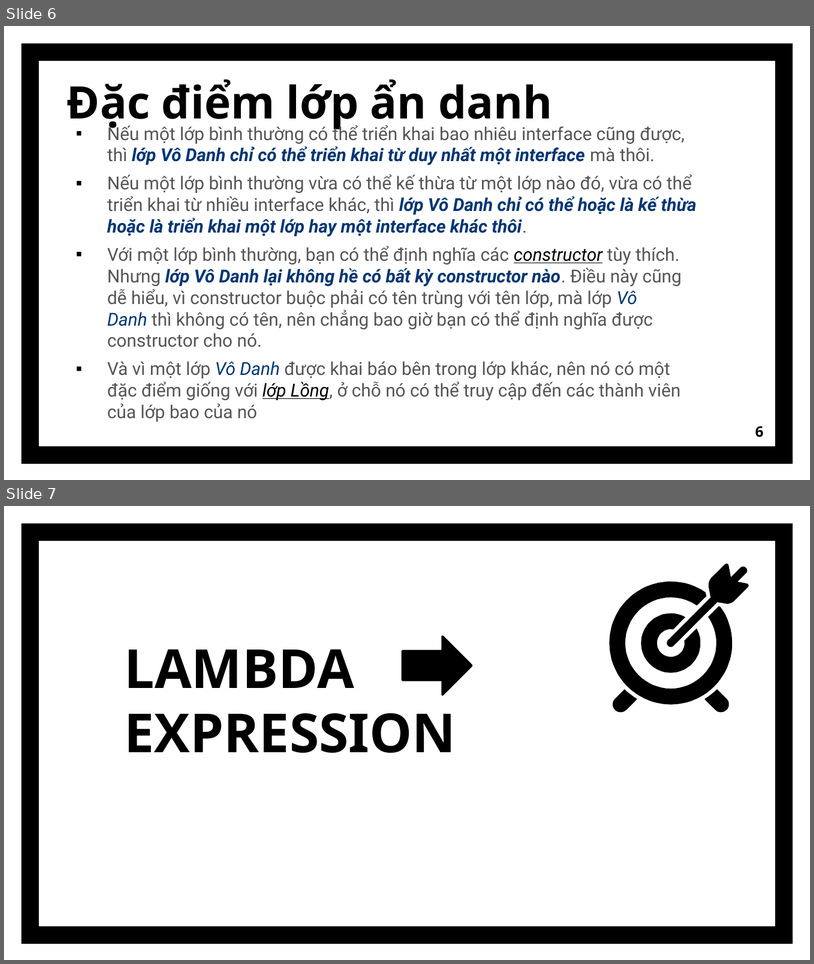
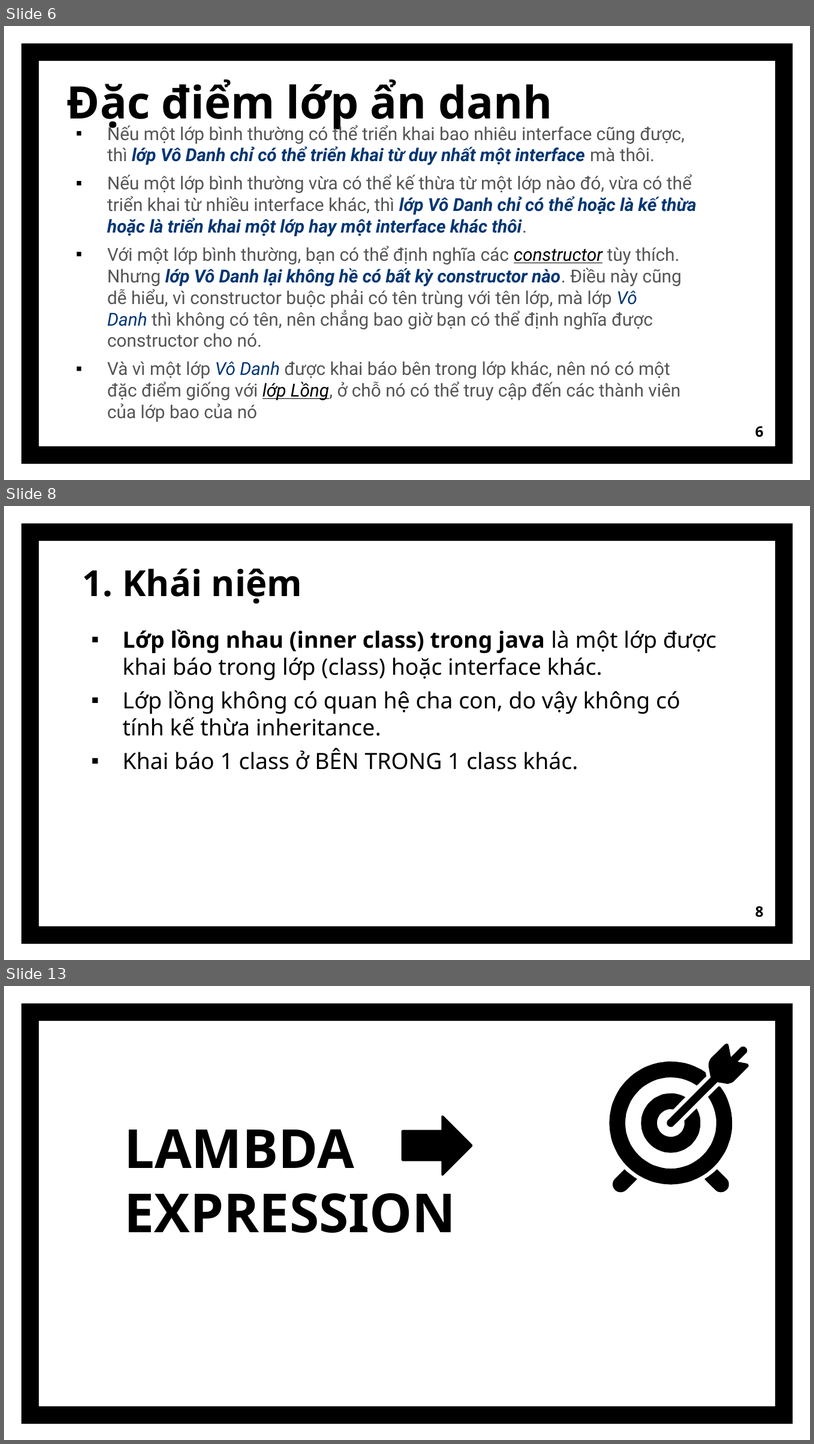
Before and after one commit to GiaHao810/Nhom3, a slide deck: ProjectNhom3/src/baocaogiuaki/lambda/Lambda.pptx. Shown one above the other, each under a label of ours: slides 6 and 7 before the commit, slides 6, 8 and 13 after it; the slides between them are not shown. The pictures are 814x964 and 814x1444 pixels, drawn with LibreOffice and Linux fonts; fonts in the diff are those of the drawing. Boxes give left, top, right and bottom in pixels: in the first picture for what was removed or moved away, otherwise in the second. Text is boxed around its words. In the diff, an @@ line names an element or a change of style, - is before the commit and + after.

```diff
--- a/ProjectNhom3/src/baocaogiuaki/lambda/Lambda.pptx
+++ b/ProjectNhom3/src/baocaogiuaki/lambda/Lambda.pptx
@@ slide 8 added at (x1=4, y1=506, x2=810, y2=960), background #FFFFFF; not listed: 1 template element that a slide beside it also shows @@
@@ title added at (x1=82, y1=568, x2=302, y2=604), 32 pt, text #000000, bold @@
+1. Khái niệm
@@ text added at (x1=123, y1=629, x2=717, y2=769), 20 pt, text #000000 @@
+▪ Lớp lồng nhau (inner class) trong java là một lớp được khai báo trong lớp (class) hoặc interface khác.
+▪ Lớp lồng không có quan hệ cha con, do vậy không có tính kế thừa inheritance.
+▪ Khai báo 1 class ở BÊN TRONG 1 class khác.
@@ page number added at (x1=756, y1=906, x2=764, y2=917), 13 pt, text #000000, bold @@
+8
@@ what was slide 7 is now slide 13 @@
```
Also in this commit, not shown: 7 other slides added, 2 slides removed, 3 other files.
